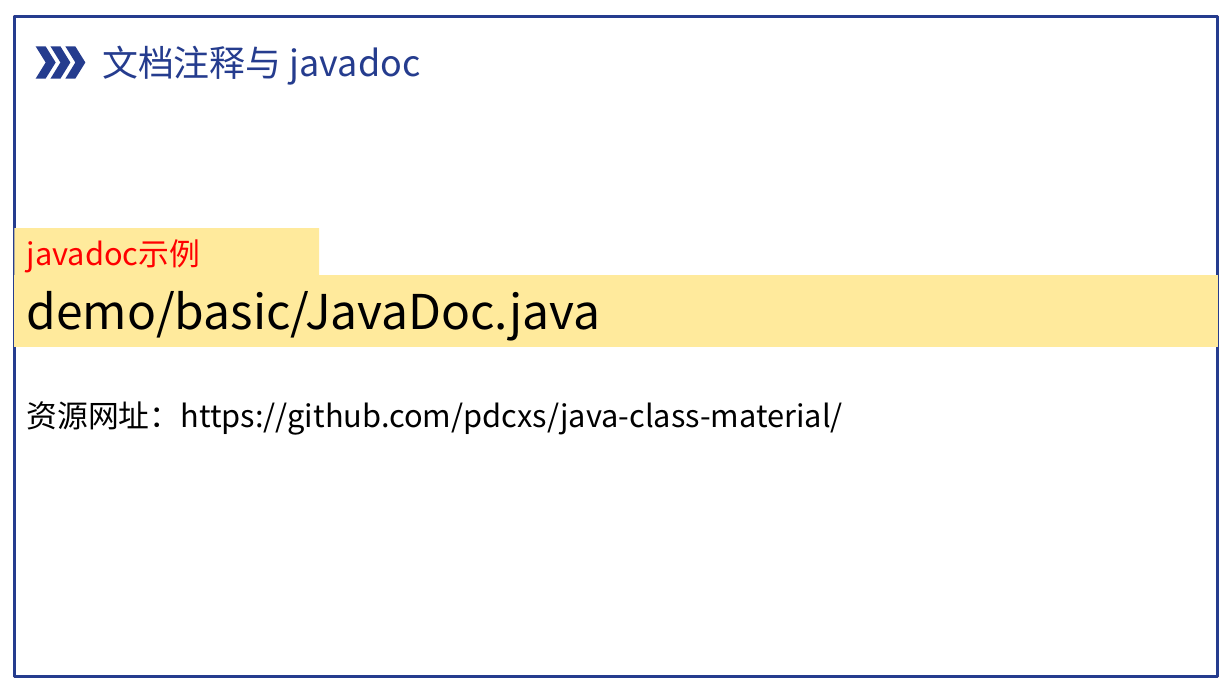
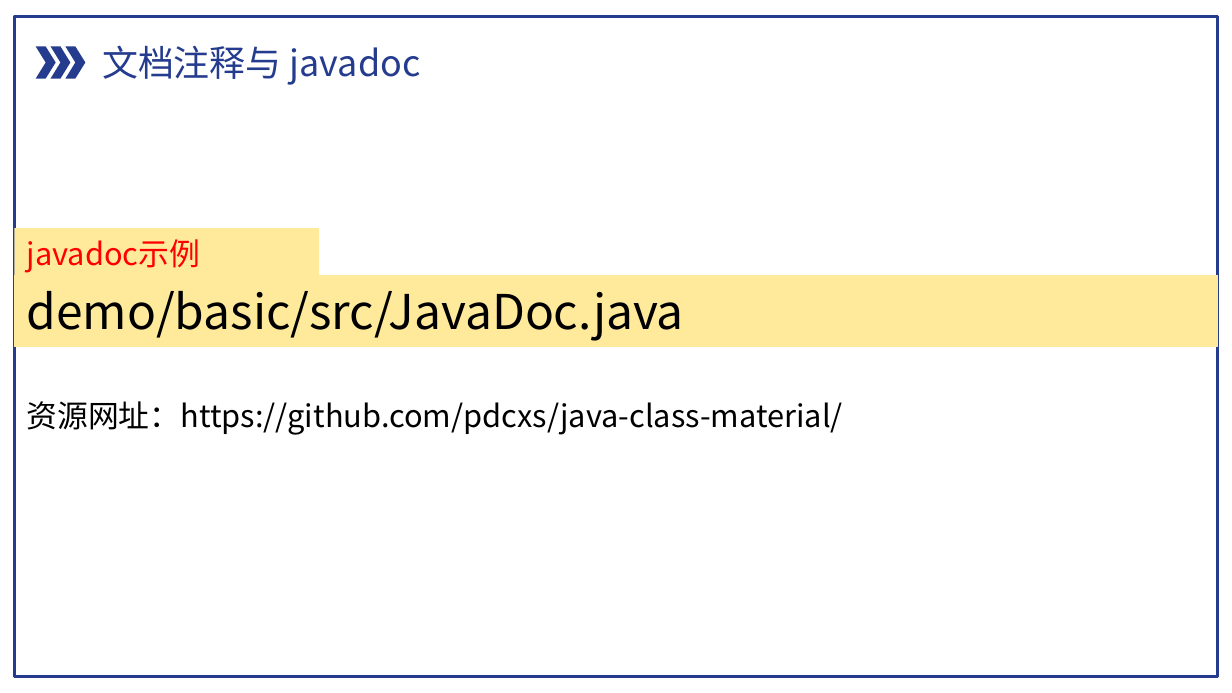
Before and after one commit to pdcxs/java-class-material, a slide deck: slide 6 of slides/02-Java语言基础.pptx. Drawn at 1232x693 pixels with LibreOffice and Linux fonts; fonts in the diff are those of the drawing. Boxes give left, top, right and bottom in pixels: in the first picture for what was removed or moved away, otherwise in the second. Text is boxed around its words. In the diff, an @@ line names an element or a change of style, - is before the commit and + after.

```diff
--- a/slides/02-Java语言基础.pptx
+++ b/slides/02-Java语言基础.pptx
@@ text in rectangle at [27,291,684,341]: text changed @@
-demo/basic/JavaDoc.java
+demo/basic/src/JavaDoc.java
```
Also in this commit, not shown: 4 other slides changed, 23 other files.
